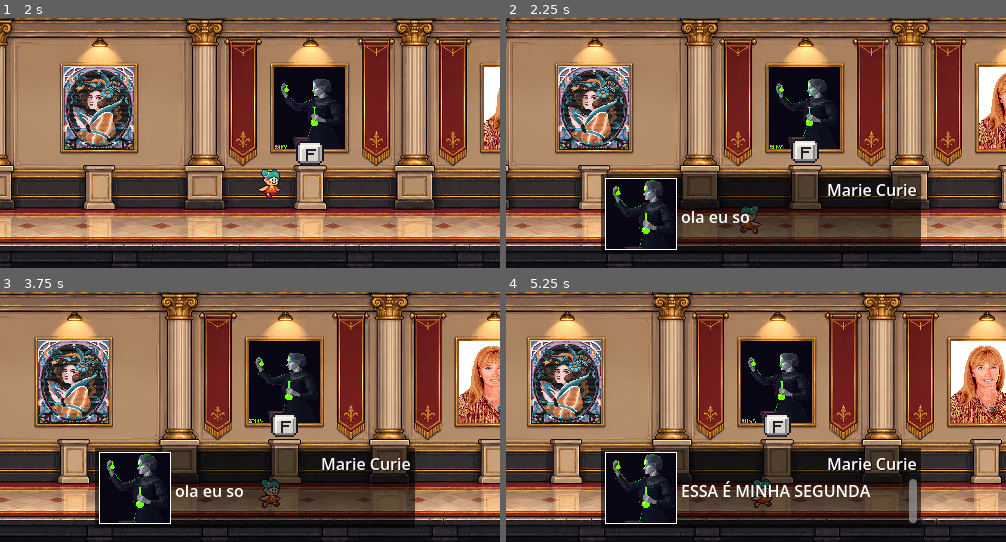
Above: before the commit, frames 1-4 (two rows, left to right).
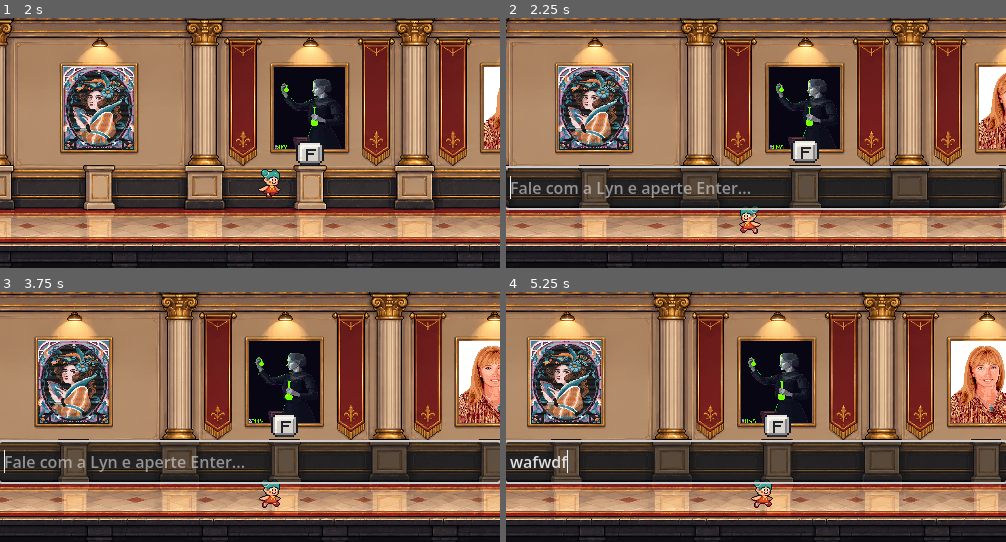
Above: after the commit, the same moments.

Repository: Angelogvr/Hackathon-SEDCITEC
Game: Godot game, scene res://cenas/Jogo.tscn
Two runs of this game, one before a commit and one after it. Both use one fixed random seed, a clock stepped at 60 frames per second and the inputs below.
Inputs:
- Up to frame 1 (2 s): hold F (interact) 0.53-1.28 s; hold D (move_right) from 0.53 s (still down); tap W (move_up) at 0.77, 1.52 s; tap F (interact) at 1.35 s
- Up to frame 2 (2.25 s): release D (move_right) at 2.03 s; hold A (move_left) from 2.03 s (still down); hold F (interact) from 2.03 s (still down)
- Up to frame 3 (3.75 s): release A (move_left) at 2.78 s; release F (interact) at 2.78 s; hold D (move_right) from 2.78 s (still down); tap F (interact) at 2.85 s; tap W (move_up) at 3.02 s; hold F (interact) from 3.53 s (still down)
- Up to frame 4 (5.25 s): tap W (move_up) at 3.77, 4.52 s; release D (move_right) at 4.28 s; release F (interact) at 4.28 s; hold A (move_left) 4.28-5.03 s; tap F (interact) at 4.35 s; hold D (move_right) from 5.03 s (still down); hold F (interact) from 5.03 s (still down)

Frame 1 is identical in both runs. In frame 2, 18% of the frame differs, in the area x 0-100%, y 59-95%; in frame 3, 18%; in frame 4, 18%.

Commit message:
Teste_IA

Diff:
--- a/scripts/mulher.gd
+++ b/scripts/mulher.gd
@@ -1,8 +1,6 @@
 extends Node2D
 class_name Level
 @export var dialogos: Array
-@export var faceset: Array
-@export var titulo: Array
 
 @export_category("Objects")
 @export var _hud: CanvasLayer = null
@@ -10,45 +8,150 @@
 @onready var animacao_botao_f: AnimatedSprite2D = $animacao_botaoF
 @onready var _dialog_data: Dictionary = {
 	0: {
-		"faceset": faceset[0],
+		"faceset": "res://Sprites/lynn.jpeg",
 		"dialog": dialogos[0],
-		"title": titulo[0]
+		"title": "Lyn"
 	},
 	1: {
-		"faceset": faceset[0],
+		"faceset": "res://Sprites/lynn.jpeg",
 		"dialog": "ESSA É MINHA SEGUNDA FALA DA MULHER LYN",
-		"title": titulo[0]
+		"title": "Lyn"
 	},
 }
 
 const _DIALOG_SCREEN: PackedScene = preload("res://entidades/dialog_scream.tscn")
+const _PERSONAGEM := "Você é Lyn, uma personagem simpática de um jogo. Responda sempre em português, em no máximo 2 frases curtas."
+
 var target: Node2D
 var botaoAtivo = false
 var _dialogo_ativo: DialogScreen = null
 
+# --- novo ---
+var _http: HTTPRequest
+var _campo: LineEdit
+var _esperando_ia := false
+
+var _historico: Array = []
+
 
 func _dialogo() -> void:
-	if botaoAtivo and Input.is_action_just_pressed("interact") and not is_instance_valid(_dialogo_ativo):
-		var _new_dialog: DialogScreen = _DIALOG_SCREEN.instantiate()
-		_new_dialog.data = _dialog_data
-		_dialogo_ativo = _new_dialog
-		_hud.add_child(_new_dialog)
-	elif not botaoAtivo and is_instance_valid(_dialogo_ativo):
-		_dialogo_ativo.queue_free()
+	var f_apertou := Input.is_action_just_pressed("interact")
+
+	if f_apertou:
+		print("F apertado | botaoAtivo: ", botaoAtivo, " | dialogo ativo: ", is_instance_valid(_dialogo_ativo), " | esperando IA: ", _esperando_ia)
+
+	# se o player se afastar, fecha a caixa de texto
+	if not botaoAtivo and _campo.visible:
+		_campo.hide()
+
+	if botaoAtivo and f_apertou and not is_instance_valid(_dialogo_ativo) and not _esperando_ia and not _campo.visible:
+		var tela := get_viewport().get_visible_rect().size
+		_campo.size = Vector2(500, 40)
+		_campo.position = Vector2((tela.x - 500) / 2, tela.y - 100)
+		_campo.z_index = 100
+		_campo.text = ""
+		_campo.show()
+		_campo.grab_focus()
+		print("Caixa mostrada em: ", _campo.position, " | tela: ", tela)
+
+	# se o player se afastar, fecha a caixa de texto
+	if not botaoAtivo and _campo.visible:
+		_campo.hide()
+
+	if botaoAtivo and f_apertou and not is_instance_valid(_dialogo_ativo) and not _esperando_ia and not _campo.visible:
+		_campo.text = ""
+		_campo.show()
+		_campo.grab_focus()
+
+
+func _on_texto_enviado(texto: String) -> void:
+	texto = texto.strip_edges()
+	if texto.is_empty():
+		return
+
+	_campo.hide()
+	_campo.release_focus()
+	_esperando_ia = true
+	_historico.append({"role": "user", "content": texto})
+	_perguntar_ia()
+
+
+func _perguntar_ia() -> void:
+	while _historico.size() > 10:  # lembra só das últimas mensagens
+		_historico.pop_front()
+
+	var mensagens: Array = [{"role": "system", "content": _PERSONAGEM}]
+	mensagens.append_array(_historico)
+
+	var corpo := {
+		"model": "llama3.2",
+		"stream": false,
+		"messages": mensagens,
+	}
+	_http.request(
+		"http://localhost:11434/api/chat",
+		["content-type: application/json"],
+		HTTPClient.METHOD_POST,
+		JSON.stringify(corpo)
+	)
+
+
+func _on_http_completed(_result, code: int, _headers, body: PackedByteArray) -> void:
+	_esperando_ia = false
+	var data_ia := _dialog_data  # plano B: suas falas fixas
+
+	if code == 200:
+		var resposta = JSON.parse_string(body.get_string_from_utf8())
+		if resposta and resposta.has("message"):
+			var fala: String = resposta["message"]["content"]
+			_historico.append({"role": "assistant", "content": fala})
+			data_ia = {
+				0: {
+					"faceset": "res://Sprites/lynn.jpeg",
+					"dialog": fala,
+					"title": "Lyn"
+				},
+			}
+	else:
+		_historico.pop_back()  # descarta a pergunta que falhou
+		push_warning("Ollama não respondeu (código %d). Ele está aberto?" % code)
+
+	var _new_dialog: DialogScreen = _DIALOG_SCREEN.instantiate()
+	_new_dialog.data = data_ia
+	_dialogo_ativo = _new_dialog
+	_hud.add_child(_new_dialog)
+
 
 # Called when the node enters the scene tree for the first time.
 func _ready() -> void:
 	animacao_botao_f.visible = false
 	get_target()
 
+	_http = HTTPRequest.new()
+	_http.timeout = 60
+	add_child(_http)
+	_http.request_completed.connect(_on_http_completed)
+
+	_campo = LineEdit.new()
+	_campo.placeholder_text = "Fale com a Lyn e aperte Enter..."
+	_campo.custom_minimum_size = Vector2(500, 40)
+	_campo.position = Vector2(200, 500)  # ajuste para o tamanho da sua tela
+	_campo.visible = false
+	_campo.text_submitted.connect(_on_texto_enviado)
+	_hud.add_child(_campo)
+
 
 # Called every frame. 'delta' is the elapsed time since the previous frame.
 func _process(delta: float) -> void:
 	if abs(target.position[0] - position[0]) < 50:
 		botaoAtivo = true
+		animacao_botao_f.visible = true
+		animacao_botao_f.play()
 	else:
 		botaoAtivo = false
-	show_button()
+		animacao_botao_f.visible = false
+		animacao_botao_f.pause()
+		animacao_botao_f.frame = 0
 	_dialogo()
 
 
@@ -59,12 +162,3 @@
 		return
 
 	target = nodes[0]
-
-func show_button():
-		if botaoAtivo:
-			animacao_botao_f.visible = true
-			animacao_botao_f.play()
-		else:
-			animacao_botao_f.visible = false
-			animacao_botao_f.pause()
-			animacao_botao_f.frame = 0
Not shown, changed: Sprites/Personagem/2 - Holly/Aerial_swing (64 x 64).png.import
Not shown, changed: Sprites/Personagem/2 - Holly/Blink (32 x 32).png.import
Not shown, changed: Sprites/Personagem/2 - Holly/Ducking (32 x 32).png.import
Not shown, changed: Sprites/Personagem/2 - Holly/Falling (32 x 32).png.import
Not shown, changed: Sprites/Personagem/2 - Holly/Ground_smash (64 x 48).png.import
Not shown, changed: Sprites/Personagem/2 - Holly/Hurt (32 x 32).png.import
Not shown, changed: Sprites/Personagem/2 - Holly/Idle (32 x 32).png.import
Not shown, changed: Sprites/Personagem/2 - Holly/Jump (32 x 32).png.import
Not shown, changed: Sprites/Personagem/2 - Holly/Running (32 x 32).png.import
Not shown, changed: Sprites/caixa.png.import
Not shown, changed: Sprites/lynn.jpeg.import
Not shown, changed: sprites/1 - Penguin/Belly_Sliding (16 x 16).png.import
(and 19 more such lines)
